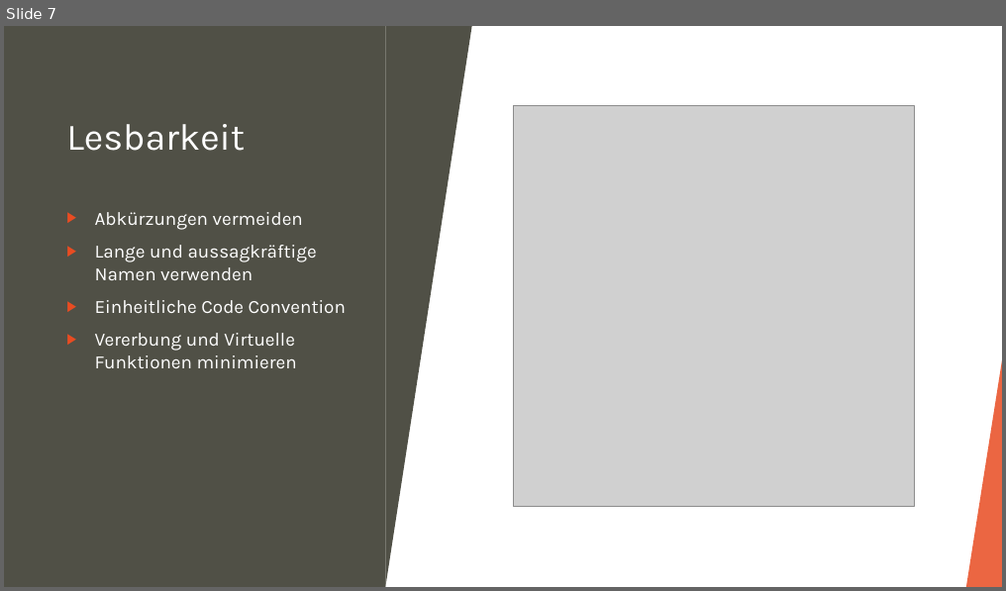
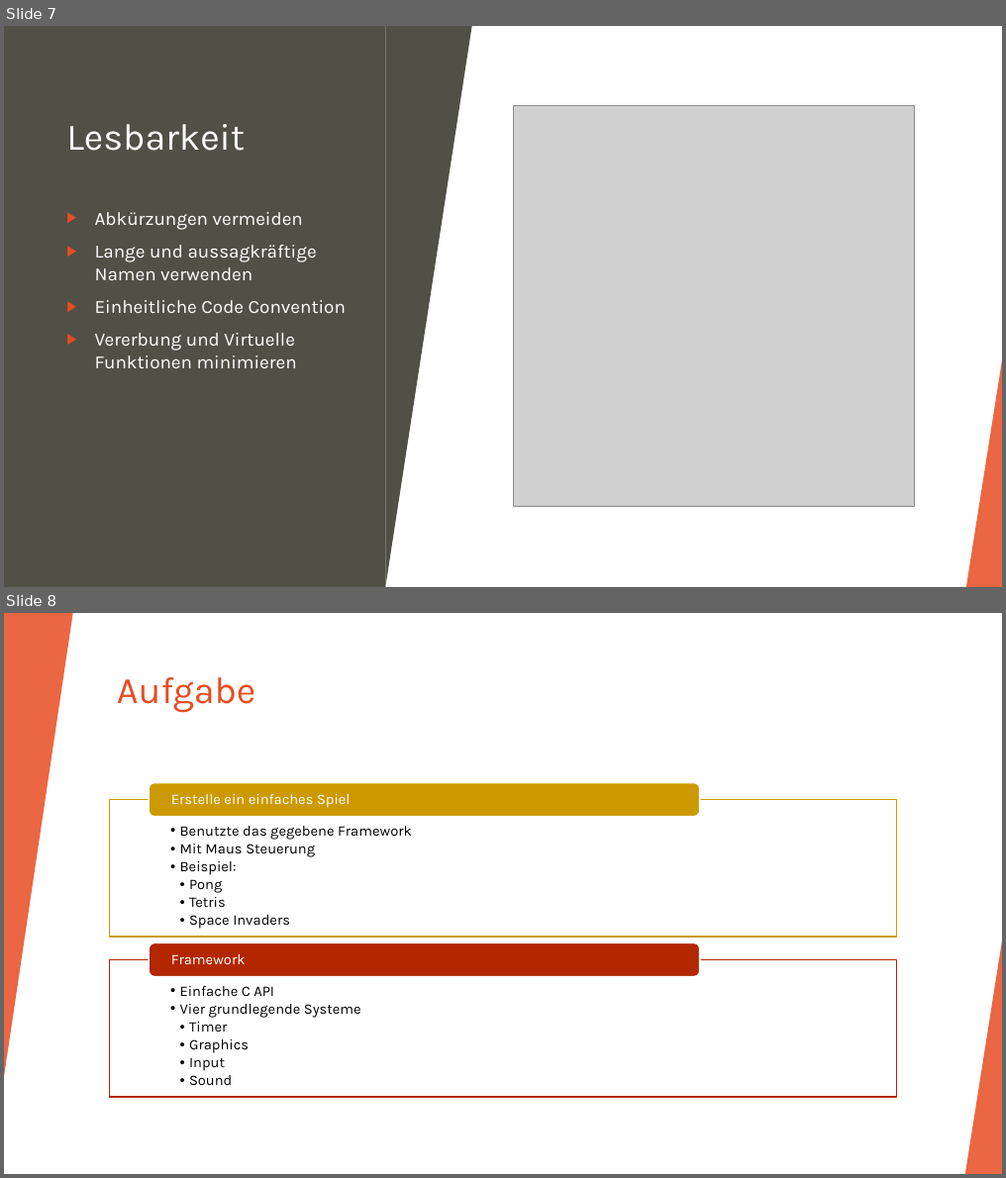
Before and after one commit to klimi15/games_academy, a slide deck: CS410.pptx. Shown one above the other, each under a label of ours: slide 7 before the commit, slides 7 and 8 after it. The pictures are 1006x591 and 1006x1178 pixels, drawn with LibreOffice and Linux fonts; fonts in the diff are those of the drawing; grey boxes stand for pictures. Boxes give left, top, right and bottom in pixels: in the first picture for what was removed or moved away, otherwise in the second. Text is boxed around its words. In the diff, an @@ line names an element or a change of style, - is before the commit and + after.

```diff
--- a/CS410.pptx
+++ b/CS410.pptx
@@ slide 8 added at (4,613,1002,1174), background #FFFFFF; not listed: 8 template elements that a slide beside it also shows @@
@@ rectangle added at (4,613,1002,1174), fill #FFFFFF @@
@@ triangle added at (4,613,73,1077), fill #E84C22 at 85% opacity @@
@@ line added from (771, 613) to (871, 1174), #BFBFBF 0.75 pt @@
@@ title added at (117,677,255,713), 36 pt, text #E84C22 @@
+Aufgabe
@@ line added from (1002, 915) to (612, 1174), #D9D9D9 0.75 pt @@
@@ group added at (110,783,897,1097): 4 texts, 2 rectangles, 2 rounded rectangles @@
+  • Benutzte das gegebene Framework
+  • Mit Maus Steuerung
+  • Beispiel:
+    • Pong
+    • Tetris
+    • Space Invaders
+Erstelle ein einfaches Spiel
+  • Einfache C API
+  • Vier grundlegende Systeme
+    • Timer
+    • Graphics
+    • Input
+    • Sound
+Framework
@@ triangle added at (965,942,1002,1174), fill #E84C22 at 85% opacity @@
```
Also in this commit, not shown: 2 slides changed, 1 other slide added.
